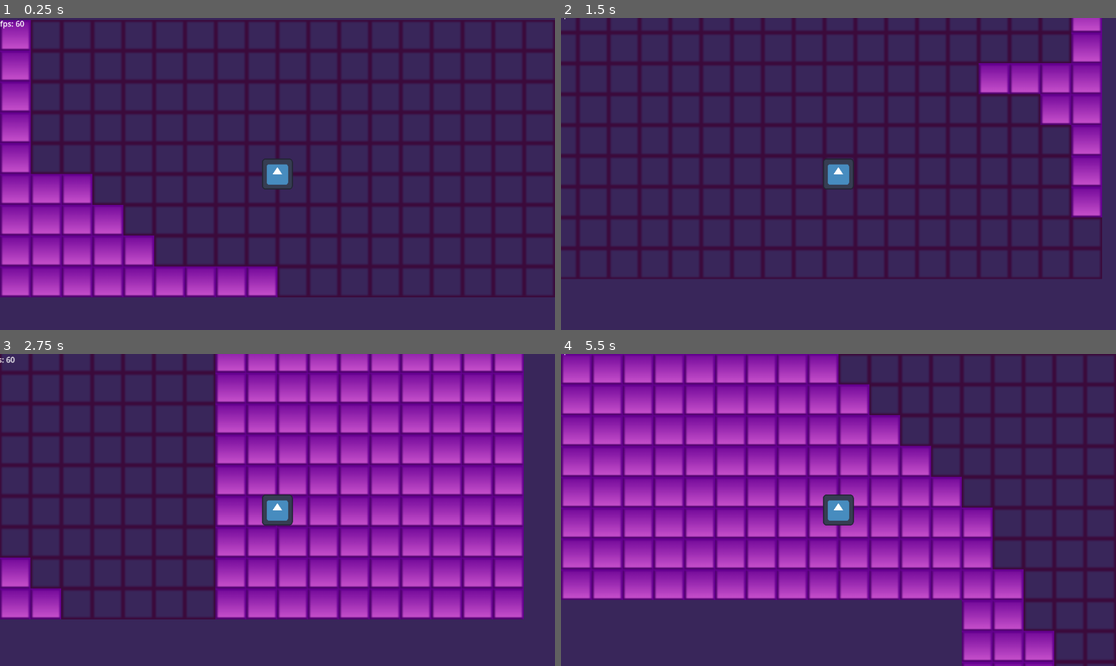
Above: before the commit, frames 1-4 (two rows, left to right).
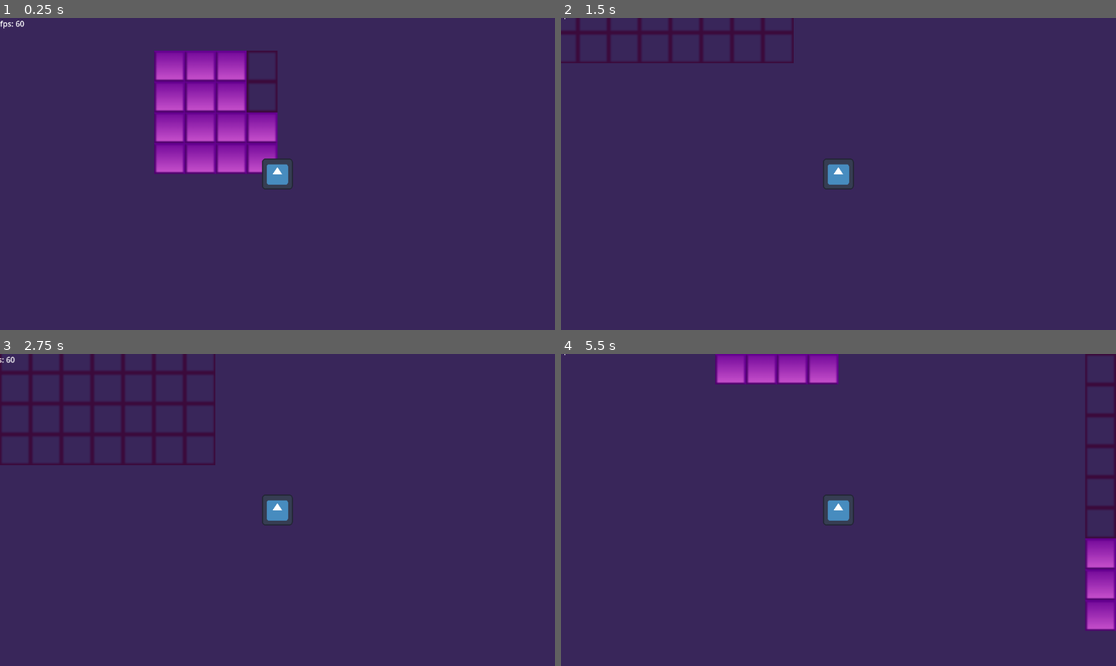
Above: after the commit, the same moments.

Repository: ninjassifi/Insanifactor
Game: Godot game, scene res://Main.tscn
The game is run twice, just before and just after one commit, with the same random seed, the same clock (stepped at 60 frames per second) and the same inputs. The engine's default icon, where the game draws it, is replaced by a stand-in: a white triangle on a blue panel in a dark square.
Inputs:
- Up to frame 1 (0.25 s): no input
- Up to frame 2 (1.5 s): tap Enter at 0.5 s; hold D (moveRight) 0.53-1.28 s; hold S (moveDown) from 1.28 s (still down)
- Up to frame 3 (2.75 s): release S (moveDown) at 2.03 s; hold D (moveRight) from 2.03 s (still down)
- Up to frame 4 (5.5 s): release D (moveRight) at 2.78 s; hold W (moveUp) 2.78-3.53 s; hold A (moveLeft) 3.53-5.03 s; hold S (moveDown) from 5.03 s (still down)

The runs differ from the first frame. In frame 1, 33% of the frame differs, in the area x 0-100%, y 0-90%; in frame 2, 17%; in frame 3, 51%; in frame 4, 59%, in the area x 0-100%, y 0-100%.

Commit message:
Update 1.04
Added support for radius of chunking
does not work currently sorry

Diff:
--- a/Insanifactor GD/Scripts/TileMap.gd
+++ b/Insanifactor GD/Scripts/TileMap.gd
@@ -1,14 +1,13 @@
 extends TileMap
 
 # Tile stuff
-@export var tileSize = 64;
+@export var tileSize = 16;
 
 # Size of chunks (in tiles)
-var chunkSizeX = 2;
-var chunkSizeY = 2;
+var chunkSizeX = 4;
+var chunkSizeY = 4;
 
-# Weather or not to generate on the fly or generate all at once
-const allAtOnce = true;
+var generatedChunks = {};
 
 # Perlin noise maps
 var biome = FastNoiseLite.new();
@@ -22,29 +21,59 @@
 # Get screen size to make enough of the chunks to fill screen
 var screenSize;
 
+
 func _ready():
-
 	biome.seed = randi();
 	altitude.seed = randi();
 
 func _process(delta):
-	#print(player.position)
-
+	# Get screen size to figure out how big to create chunks
 	screenSize = get_viewport_rect().size;
 
-	chunkSizeX = screenSize.x / tileSize;
-	chunkSizeY = screenSize.y / tileSize;
+	#generateChunk(player.position);
+	generateRadius(0, player.position);
 
-	generateChunk(player.position);
+func generateRadius(radius, position):
+	var tilePos = local_to_map(position / scale);
+	generateChunk(tilePos);
 
 func generateChunk(position):
-	var tilePos = local_to_map(position / scale);
-	print(tilePos)
-	for x in range(chunkSizeX):
-		for y in range(chunkSizeY):
-			var alt = altitude.get_noise_2d(tilePos.x + x, tilePos.y + y);
 
-			set_cell(0, Vector2i((tilePos.x + x) - chunkSizeX / 2, (tilePos.y + y) - chunkSizeY / 2), 0, Vector2i(0, floor(alt + 1)));
+	# We get the pos for the chunk we generate, it is the tile position / chunk size
+	var tilePos = Vector2i.ZERO; # = local_to_map(position / scale);
+	var chunkPos = convertToChunkpos(position);
+
+
+
+	# If it is not generated, run the generation script
+	if (generatedChunks.get(chunkPos) == null):
+		generatedChunks[chunkPos] = true;
+
+		# Debug
+		print(chunkPos)
+		print(player.position)
+
+		# Get the actual tileposition but with steps of chunk position and offset so that the chunks generate when in the chunk area
+		tilePos.x = chunkPos.x * chunkSizeX - chunkSizeX;
+		tilePos.y = chunkPos.y * chunkSizeY - chunkSizeY;
+
+		# Generate from 0 to chunkSize
+		for x in range(chunkSizeX):
+			for y in range(chunkSizeY):
+				var alt = altitude.get_noise_2d(tilePos.x + x, tilePos.y + y);
+
+				set_cell(0, Vector2i(tilePos.x + x, tilePos.y + y), 0, Vector2i(0, floor(alt + 1)));
+
+
+				#var alt = altitude.get_noise_2d(chunkPos.x + x, chunkPos.y + y);
+
+				#set_cell(0, Vector2i(chunkPos.x + x, chunkPos.y + y), 0, Vector2i(0, floor(alt + 1)));
+
+func convertToChunkpos(position):
+	var chunkPos = Vector2();
+	chunkPos.x = floor(position.x / chunkSizeX);
+	chunkPos.y = floor(position.y / chunkSizeY);
+	return chunkPos;
 
 func convertFromTilepos(position):
 	position.x *= tileSize;
